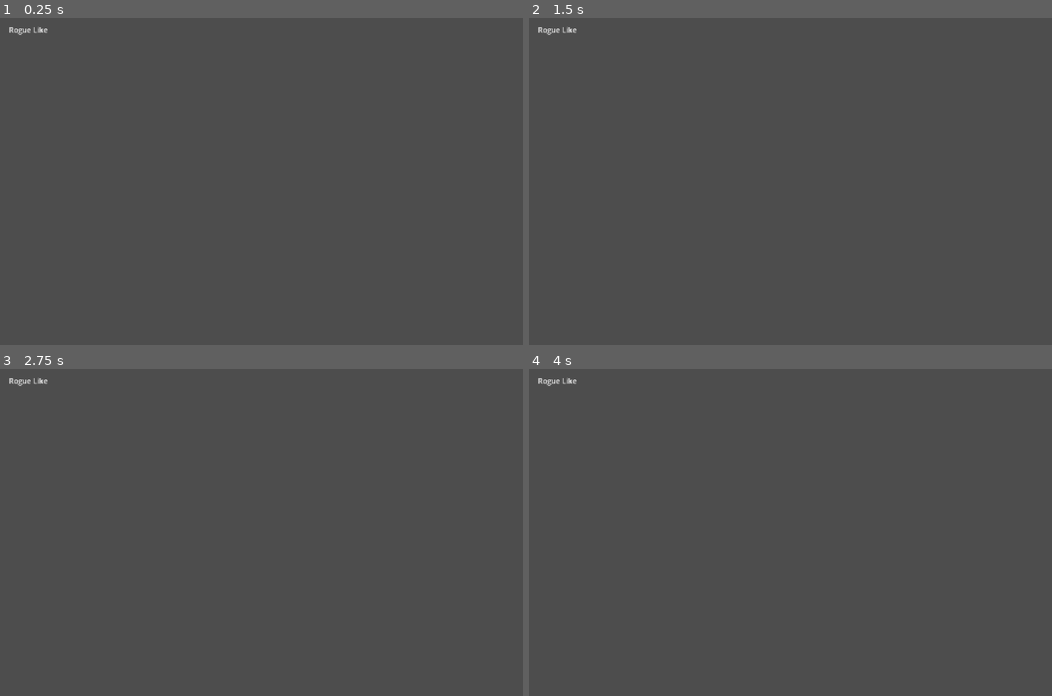
Above: before the commit, frames 1-4 (two rows, left to right).
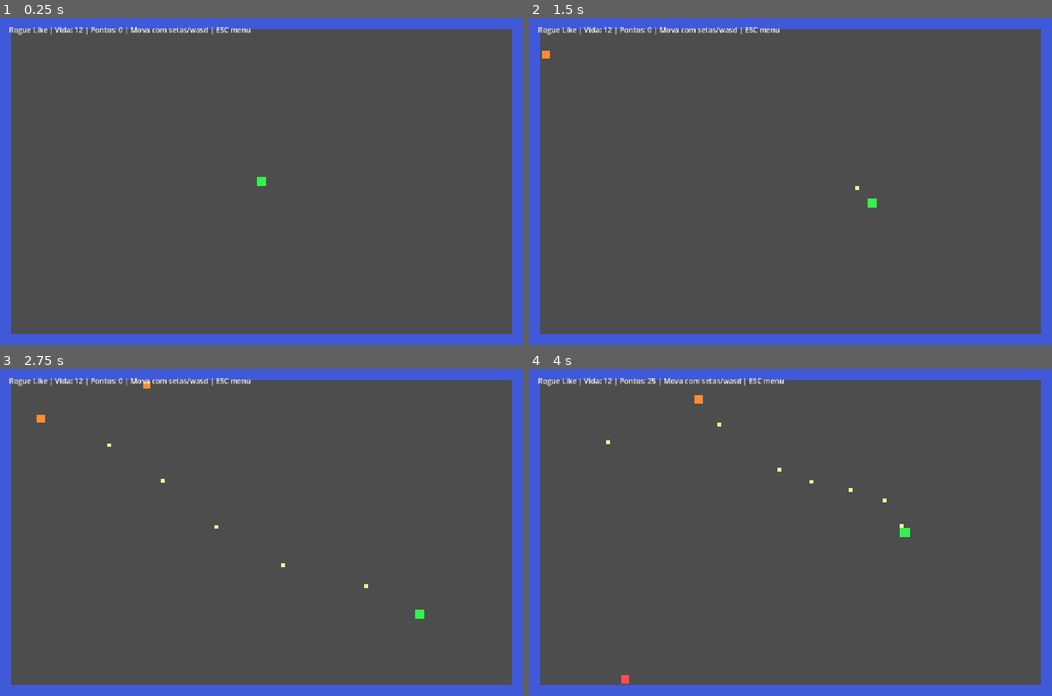
Above: after the commit, the same moments.

Repository: vmagione/Simple-games-prototypes
Game: Godot game, scene res://Scenes/RogueLike.tscn
The game is run twice, just before and just after one commit, with the same random seed, the same clock (stepped at 60 frames per second) and the same inputs. This scene is started directly instead of the project's main scene.
Inputs:
- Up to frame 1 (0.25 s): no input
- Up to frame 2 (1.5 s): tap Enter (ui_accept) at 0.5, 0.77, 1.25 s; hold Right (ui_right) 0.53-1.28 s; hold Down (ui_down) from 1.28 s (still down)
- Up to frame 3 (2.75 s): tap Enter (ui_accept) at 1.52 s; release Down (ui_down) at 2.03 s; hold Right (ui_right) from 2.03 s (still down)
- Up to frame 4 (4 s): release Right (ui_right) at 2.78 s; hold Up (ui_up) 2.78-3.53 s; tap Enter (ui_accept) at 3.02, 3.77 s; hold Left (ui_left) from 3.53 s (still down)

The runs differ from the first frame. In frame 1, 11% of the frame differs, in the area x 0-100%, y 0-100%; in frame 2, 11%; in frame 3, 11%; in frame 4, 11%.
Error before the commit: Parse Error: Cannot infer the type of "to_player" variable because the value doesn't have a set type. (res://Scripts/rogue_like_game.gd:90)

Commit message:
Correção código rogue like
Correção código rogue like

Diff:
--- a/Scripts/rogue_like_game.gd
+++ b/Scripts/rogue_like_game.gd
@@ -87,7 +87,7 @@
 
 func _update_enemies(delta: float) -> void:
 	for enemy in enemies_container.get_children():
-		var to_player := player_sprite.position - enemy.position
+		var to_player = player_sprite.position - enemy.position
 		if to_player.length() > 0.1:
 			enemy.position += to_player.normalized() * enemy.get_meta("speed") * delta
 
@@ -211,7 +211,7 @@
 	var best_distance := INF
 
 	for enemy in enemies_container.get_children():
-		var distance := enemy.position.distance_squared_to(player_sprite.position)
+		var distance = enemy.position.distance_squared_to(player_sprite.position)
 		if distance < best_distance:
 			best_distance = distance
 			closest_enemy = enemy
Not shown, added: Scripts/rogue_like_game.gd.uid
